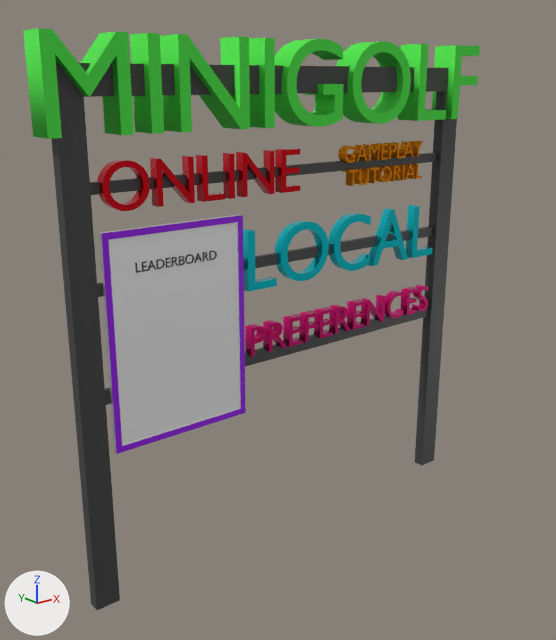
The glTF model assets/glb/main_menu.glb, before and after one commit.
Rendered twice from a camera (50 mm lens) standing at (-39.2, -47.4, 38.3) and looking at (-0.5, 1.1, 18.9). Arrows for +X, +Y and +Z are at lower left; the lights stay in place. Where no turn or scale is listed for an object, it has been applied to the vertices. Vertices at the same position are counted once.

Names of what the first picture shows: 'leaderboard_board', 'local', 'minigolf', 'online', 'preferences', 'sign_body', 'tutorial'.
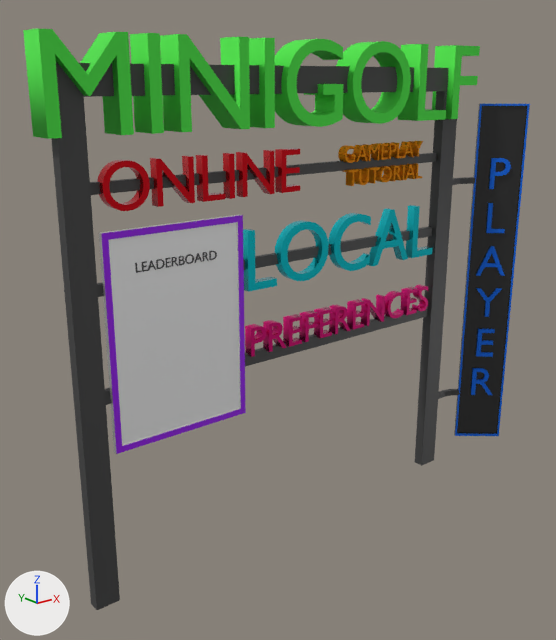
Boxes [x1, y1, x2, y2] around the edits, measured in the pictures (556 x 640 px):
'sign_body', reshaped
    before: [51, 63, 457, 610]
    after: [51, 63, 475, 610]
'player_board', added (black)
    after: [454, 104, 530, 436]
    faces in mat_material_011 (black #363636): [454, 104, 527, 435]
    faces in mat_material_010 (blue #006ce8): [455, 104, 530, 436]
'player', added (blue)
    after: [471, 158, 511, 395]
part 1 of me_main_menu_interface_sign_body, built on
    before: [415, 91, 457, 466]
    after: [415, 91, 475, 466]

The change in detail:
Material 'Material.011' (mat_material_011) is new.
Its base color is (0.0364, 0.0364, 0.0364) (black #363636).
Its metallic is 0.331.
Its roughness is 0.0.
Material 'Material.010' (mat_material_010) is new.
Its base color is (0.0, 0.151, 0.805) (blue #006ce8).
Its metallic is 0.257.
Its roughness is 0.805.
me_main_menu_interface_sign_body is used by ob_sign_body; location (0.0, 0.0, 38.27).
me_main_menu_interface_sign_body had 70 vertices, 136 faces and spanned x -19.3..19.3, y -0.5..0.5, z -38.2..1.0.
me_main_menu_interface_sign_body now has 114 vertices, 224 faces and spans x -19.3..22.8, y -0.7..0.5, z -38.2..1.0.
Part 1, on me_main_menu_interface_sign_body:
8 faces are deleted.
36 vertices are added at x 17.3..22.8, y -0.7..0.5, z -31.7..-9.0.
8 new vertices lie (1.8, 0.0, 0.0) away from vertices in x 19.3, y 0.1..0.5, z -31.7..-9.0.
96 new faces join them.
Mesh me_player_board is new.
It has 20 vertices, 36 faces and spans x -1.4..2.4, y -2.2..1.1, z -17.1..17.1.
Faces by material slot: [28, 8].
It uses material mat_material_011 (black #363636).
It uses material mat_material_010 (blue #006ce8).
Mesh me_player_board_label is new.
It has 376 vertices, 740 faces and spans x -1.2..1.2, y -1.1..1.1, z -21.5..2.9.
It uses material mat_material_010 (blue #006ce8).
Object 'player_board' (ob_player_board) is new; it shows me_player_board.
Its location is (23.81, -1.36, 19.02).
Object 'player' (ob_player) is new; it shows me_player_board_label.
Its location is (24.25, -1.94, 28.17).
